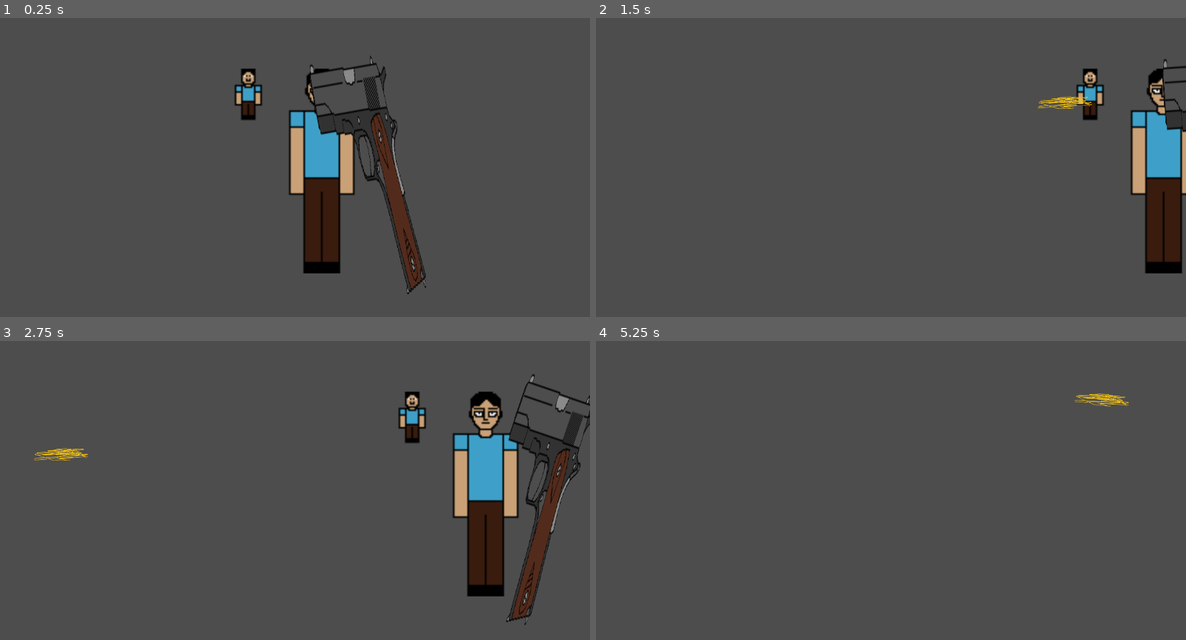
Above: before the commit, frames 1-4 (two rows, left to right).
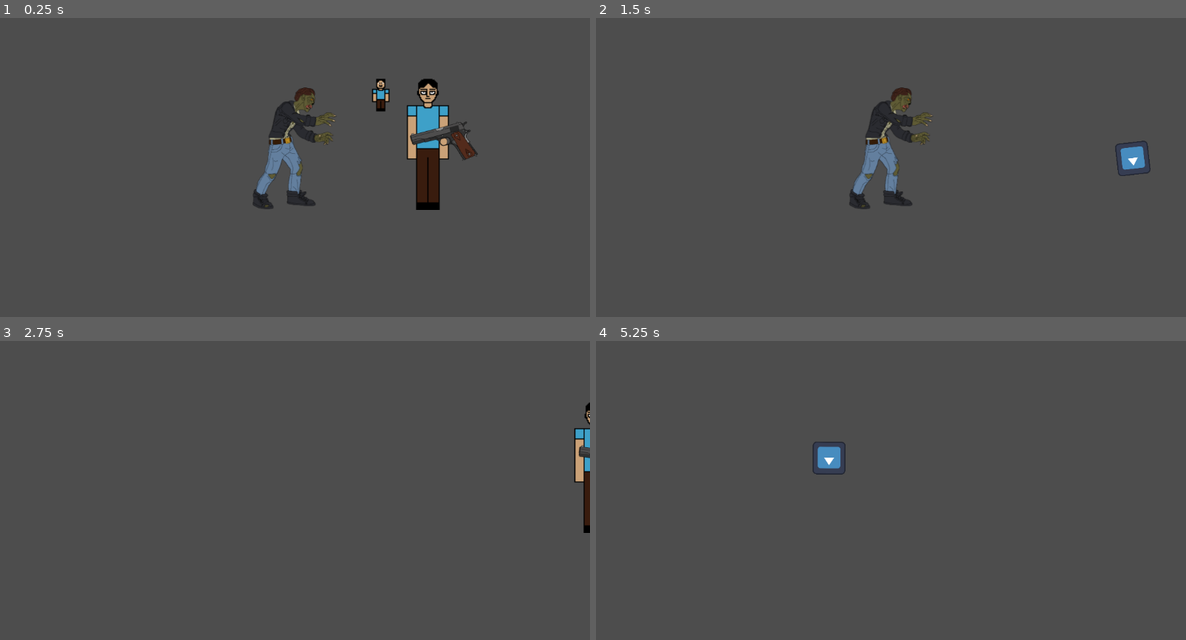
Above: after the commit, the same moments.

Repository: ArthurVayner/Project-Upsilon
Game: Godot game, scene res://Scenes/main.tscn
Two runs of this game, one before a commit and one after it. Both use one fixed random seed, a clock stepped at 60 frames per second and the inputs below. The project has no main scene, so this scene is started directly. The engine's default icon, where the game draws it, is replaced by a stand-in: a white triangle on a blue panel in a dark square.
Inputs (mouse positions are in pixels of both pictures, inside the frame that each line leads up to):
- Up to frame 1 (0.25 s): no input
- Up to frame 2 (1.5 s): tap Enter (ui_accept) at 0.5, 0.77 s; move the mouse to (1020, 167) at 0.52 s; hold D (right) from 0.53 s (still down); tap Space (roll) at 0.6 s; move the mouse to (773, 200) at 1.27 s; click (773, 200) at 1.35 s
- Up to frame 3 (2.75 s): tap Enter (ui_accept) at 1.52 s; move the mouse to (354, 433) at 2.02 s; release D (right) at 2.03 s; hold A (left) from 2.03 s (still down); tap Space (roll) at 2.1 s
- Up to frame 4 (5.25 s): move the mouse to (861, 574) at 2.77 s; release A (left) at 2.78 s; hold D (right) 2.78-4.28 s; click (861, 574) at 2.85 s; tap Enter (ui_accept) at 3.02, 3.77, 4.52 s; move the mouse to (1068, 556) at 3.52 s; tap Space (roll) at 3.6, 5.1 s; move the mouse to (714, 457) at 4.27 s; hold A (left) 4.28-5.03 s; click (714, 457) at 4.35 s; move the mouse to (920, 505) at 5.02 s; hold D (right) from 5.03 s (still down)

The runs differ from the first frame. In frame 1, 12% of the frame differs, in the area x 39-81%, y 12-93%; in frame 2, 7.7%; in frame 3, 10%; in frame 4, 0.6%.

Commit message:
Zombie dmg/chase/attack
Added zombie chasing player,
player hitting zombie with bullet
and zombie hitting player
initial logic

Diff:
--- a/project-upsilon/Scenes/bullet.tscn
+++ b/project-upsilon/Scenes/bullet.tscn
@@ -1,24 +1,24 @@
 [gd_scene format=3 uid="uid://c4t4ut4su4pxm"]
 
 [ext_resource type="Script" uid="uid://jkyx8y1338hv" path="res://Scripts/bullet.gd" id="1_oduel"]
-[ext_resource type="Texture2D" uid="uid://c6otisqnl5puj" path="res://Assets/Guns/bullet.png" id="2_ycag2"]
+[ext_resource type="Texture2D" uid="uid://870y2d6wnawt" path="res://icon.svg" id="2_oduel"]
 
 [sub_resource type="RectangleShape2D" id="RectangleShape2D_oduel"]
-size = Vector2(446.88916, 20)
+size = Vector2(133.22229, 126.999985)
 
 [node name="bullet" type="Area2D" unique_id=1938774346]
-scale = Vector2(0.21286865, 0.80351275)
+scale = Vector2(0.5, 0.5)
 script = ExtResource("1_oduel")
 
 [node name="Sprite2D" type="Sprite2D" parent="." unique_id=1862726729]
-position = Vector2(224, 72)
-texture = ExtResource("2_ycag2")
+texture = ExtResource("2_oduel")
 
 [node name="VisibleOnScreenNotifier2D" type="VisibleOnScreenNotifier2D" parent="." unique_id=1888549904]
 
-[node name="CollisionShape2D" type="CollisionShape2D" parent="." unique_id=352622311]
-position = Vector2(253.67757, 0)
-scale = Vector2(1, 1.0000001)
+[node name="Area2D" type="Area2D" parent="." unique_id=70070164]
+
+[node name="CollisionShape2D" type="CollisionShape2D" parent="Area2D" unique_id=352622311]
 shape = SubResource("RectangleShape2D_oduel")
 
 [connection signal="screen_exited" from="VisibleOnScreenNotifier2D" to="." method="_on_visible_on_screen_notifier_2d_screen_exited"]
+[connection signal="body_entered" from="Area2D" to="." method="_on_area_2d_body_entered"]
--- a/project-upsilon/Scenes/main.tscn
+++ b/project-upsilon/Scenes/main.tscn
@@ -3,14 +3,16 @@
 [ext_resource type="Script" uid="uid://bkn6sxdbpf78i" path="res://Scripts/main.gd" id="1_8gbba"]
 [ext_resource type="PackedScene" uid="uid://0mloevgtfvbg" path="res://Scenes/player.tscn" id="1_bo1nx"]
 [ext_resource type="PackedScene" uid="uid://dxoof781sh65q" path="res://Scenes/weapon.tscn" id="3_8gbba"]
+[ext_resource type="PackedScene" uid="uid://d0i8ukqa6vlhd" path="res://Scenes/zombie.tscn" id="4_jjvhh"]
 
 [node name="Main" type="Node2D" unique_id=628241775]
 script = ExtResource("1_8gbba")
 
 [node name="Player" parent="." unique_id=1872268072 instance=ExtResource("1_bo1nx")]
-position = Vector2(633, 299)
-scale = Vector2(3.1180644, 3.1180644)
+position = Vector2(839, 247)
 
 [node name="Weapon" parent="Player" unique_id=1965600437 instance=ExtResource("3_8gbba")]
 position = Vector2(26.298368, 0)
-scale = Vector2(0.20885323, 0.20885323)
+
+[node name="Zombie" parent="." unique_id=1444083329 instance=ExtResource("4_jjvhh")]
+position = Vector2(575, 255)
--- a/project-upsilon/Scenes/player.tscn
+++ b/project-upsilon/Scenes/player.tscn
@@ -2,6 +2,9 @@
 
 [ext_resource type="Script" uid="uid://c7amvr4cn2ks2" path="res://Scripts/player.gd" id="1_cvnsp"]
 [ext_resource type="Texture2D" uid="uid://b1sv4vbfyvjoe" path="res://Assets/Guns/Player.png" id="1_onrkg"]
+
+[sub_resource type="RectangleShape2D" id="RectangleShape2D_vgqql"]
+size = Vector2(45, 242.5)
 
 [sub_resource type="GDScript" id="GDScript_6t5aa"]
 script/source = "extends Sprite2D
@@ -16,17 +19,15 @@
 func _process(delta: float) -> void:
 	pass"
 
-[sub_resource type="RectangleShape2D" id="RectangleShape2D_vgqql"]
-size = Vector2(36.465775, 122.37499)
-
 [node name="Player" type="CharacterBody2D" unique_id=1872268072]
 script = ExtResource("1_cvnsp")
 
-[node name="Sprite2D" type="Sprite2D" parent="." unique_id=1515374129]
+[node name="CollisionShape2D" type="CollisionShape2D" parent="." unique_id=1050866629]
+position = Vector2(-3.5, 4.25)
+shape = SubResource("RectangleShape2D_vgqql")
+
+[node name="Pivot" type="Node2D" parent="." unique_id=1441549558]
+
+[node name="Sprite2D" type="Sprite2D" parent="Pivot" unique_id=1515374129]
 texture = ExtResource("1_onrkg")
 script = SubResource("GDScript_6t5aa")
-
-[node name="CollisionShape2D" type="CollisionShape2D" parent="." unique_id=1050866629]
-visible = false
-position = Vector2(-0.76712036, 1.8125)
-shape = SubResource("RectangleShape2D_vgqql")
--- a/project-upsilon/Scenes/weapon.tscn
+++ b/project-upsilon/Scenes/weapon.tscn
@@ -4,7 +4,6 @@
 [ext_resource type="Texture2D" uid="uid://dkweq7ics88rc" path="res://Assets/Guns/1911.png" id="2_qv81b"]
 
 [node name="Weapon" type="Node2D" unique_id=1965600437]
-position = Vector2(500, 276)
 script = ExtResource("1_qv81b")
 firemode = "auto"
 
@@ -13,7 +12,7 @@
 texture = ExtResource("2_qv81b")
 
 [node name="Marker2D" type="Marker2D" parent="." unique_id=1055538772]
-position = Vector2(139, -48)
+position = Vector2(77, -1)
 
 [node name="shoot_timer" type="Timer" parent="." unique_id=1175094652]
 
--- a/project-upsilon/Scenes/zombie.tscn
+++ b/project-upsilon/Scenes/zombie.tscn
@@ -3,15 +3,34 @@
 [ext_resource type="Texture2D" uid="uid://d07wqe7bnie41" path="res://Assets/Guns/zombie.png" id="1_f50pn"]
 [ext_resource type="Script" uid="uid://cyy8p0t2k1lnl" path="res://Scripts/zombie.gd" id="1_ij6vw"]
 
-[sub_resource type="RectangleShape2D" id="RectangleShape2D_ij6vw"]
-size = Vector2(116, 250)
+[sub_resource type="RectangleShape2D" id="RectangleShape2D_n70j1"]
+size = Vector2(39, 82)
+
+[sub_resource type="RectangleShape2D" id="RectangleShape2D_iyl7r"]
+size = Vector2(104, 233)
 
 [node name="Zombie" type="CharacterBody2D" unique_id=1444083329]
 script = ExtResource("1_ij6vw")
 
-[node name="Sprite2D" type="Sprite2D" parent="." unique_id=2010522073]
+[node name="Attack_timer" type="Timer" parent="." unique_id=1122252014]
+
+[node name="Pivot" type="Node2D" parent="." unique_id=1802899322]
+
+[node name="Sprite2D" type="Sprite2D" parent="Pivot" unique_id=2010522073]
 texture = ExtResource("1_f50pn")
 
-[node name="CollisionShape2D" type="CollisionShape2D" parent="." unique_id=2000861999]
-position = Vector2(150, -134)
-shape = SubResource("RectangleShape2D_ij6vw")
+[node name="Area2D" type="Area2D" parent="Pivot" unique_id=763195270]
+position = Vector2(193, -116)
+metadata/_edit_group_ = true
+
+[node name="Hands" type="CollisionShape2D" parent="Pivot/Area2D" unique_id=96275660]
+position = Vector2(-128, 74)
+shape = SubResource("RectangleShape2D_n70j1")
+
+[node name="Body" type="CollisionShape2D" parent="." unique_id=248048154]
+position = Vector2(-17, -2.5)
+shape = SubResource("RectangleShape2D_iyl7r")
+
+[connection signal="timeout" from="Attack_timer" to="." method="_on_attack_timer_timeout"]
+[connection signal="body_entered" from="Pivot/Area2D" to="." method="_on_area_2d_body_entered"]
+[connection signal="body_exited" from="Pivot/Area2D" to="." method="_on_area_2d_body_exited"]
--- a/project-upsilon/Scripts/bullet.gd
+++ b/project-upsilon/Scripts/bullet.gd
@@ -14,3 +14,17 @@
 
 func _on_visible_on_screen_notifier_2d_screen_exited() -> void:
 	queue_free()
+
+
+#Bullet hit zombie
+#=====================================================
+func _on_area_2d_body_entered(body: Node2D) -> void:
+	print(body.name)
+	if body.scene_file_path == "res://Scenes/zombie.tscn":
+		bullet_hit() # Replace with function body.
+		body.queue_free()
+
+
+func bullet_hit():
+	print("Zombie hit")
+	queue_free()
--- a/project-upsilon/Scripts/player.gd
+++ b/project-upsilon/Scripts/player.gd
@@ -8,9 +8,14 @@
 	player_roll()
 
 
+
 func player_move() -> void:
 	var input_direction := Input.get_vector("left", "right", "up", "down")
 	velocity = input_direction * SPEED
+	if velocity.x < 0:
+		$Pivot.scale.x = -1
+	elif velocity.x > 0:
+		$Pivot.scale.x = 1
 	move_and_slide()
 
 func player_roll():
--- a/project-upsilon/Scripts/zombie.gd
+++ b/project-upsilon/Scripts/zombie.gd
@@ -1,12 +1,54 @@
 extends CharacterBody2D
 
-@export var SPEED = 400
+@export var SPEED = 1
+@onready var player = $"../Player"
 
-func move():
+var can_attack: bool = true
+var player_in_range: bool = false
+
+
+func _physics_process(delta):
+	#zombie_move()
+	follow_player()
+
+
+
+func zombie_move():
 	var input_direction = Input.get_vector("left", "right", "up", "down")
 	velocity = input_direction * SPEED
 
+	move_and_slide()
 
+#Zombie attack player
+#========================================================================
+func _on_area_2d_body_entered(body: Node2D) -> void:
+	if body.name == "Player":
+		player_in_range = true
+		attack()
 
-func _physics_process(delta):
-	move()
+func _on_area_2d_body_exited(body: Node2D) -> void:
+	if body.name == "Player":
+		player_in_range = false
+		$Attack_timer.stop()
+		can_attack = true
+
+func attack() -> void:
+	if can_attack:
+		print("hit")
+	can_attack = false
+	$Attack_timer.start(1)
+
+func _on_attack_timer_timeout() -> void:
+	can_attack = true
+	if player_in_range:
+		attack()
+#=========================================================================
+
+func follow_player() -> void:
+	var direction = (player.position - position).normalized()
+	velocity = direction * SPEED
+	if velocity.x < 0:
+		$Pivot.scale.x = -1
+	elif velocity.x > 0:
+		$Pivot.scale.x = 1
+	move_and_slide()
Binary file changed: project-upsilon/Assets/Guns/1911.png
Binary file changed: project-upsilon/Assets/Guns/Player.png
Binary file changed: project-upsilon/Assets/Guns/ak-47.png
Binary file changed: project-upsilon/Assets/Guns/zombie.png
Not shown, added: project-upsilon/Scenes/zombie.tscn2384845529.tmp
Not shown, added: project-upsilon/Scenes/zombie.tscn44256453.tmp
